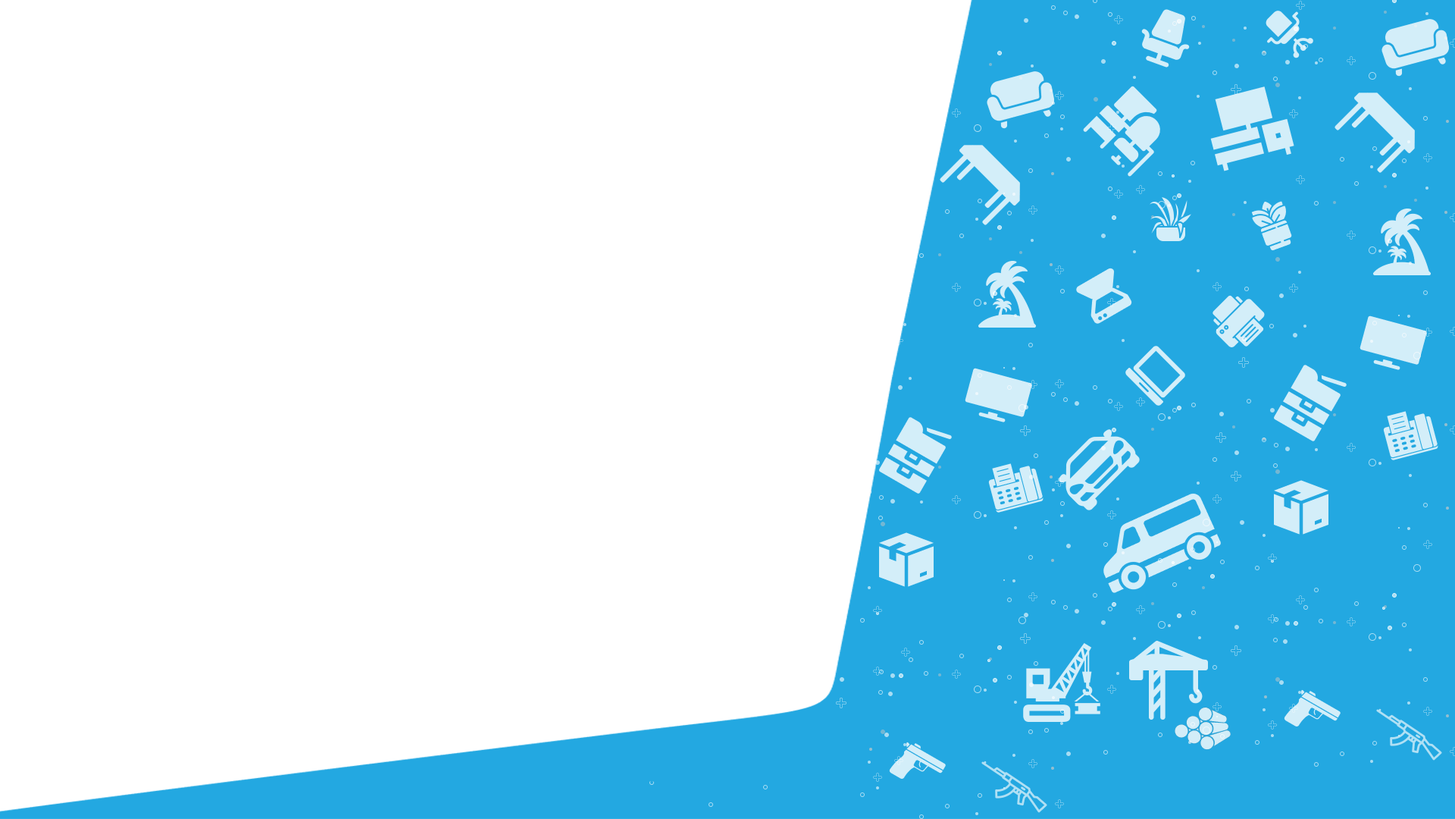
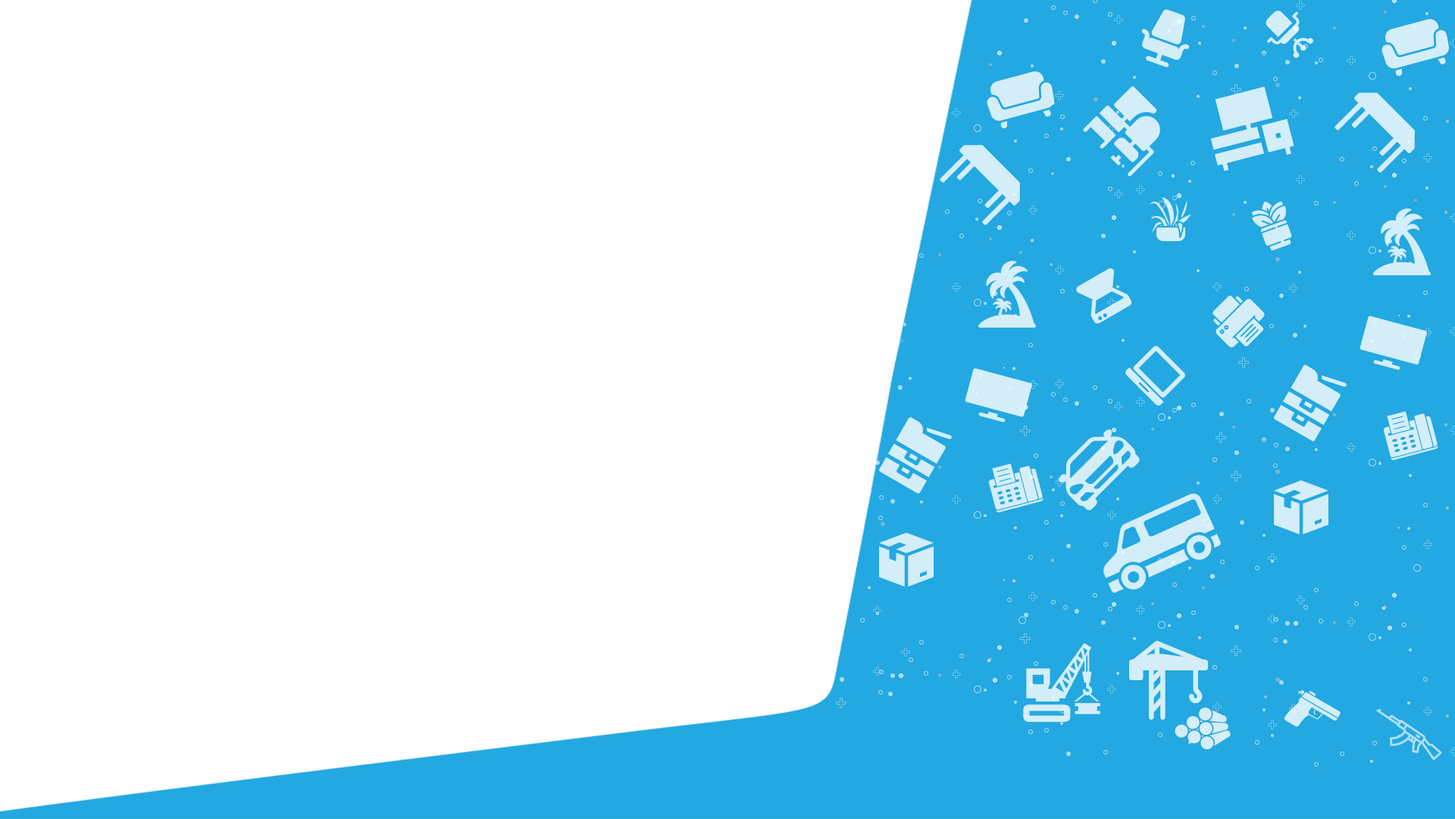
Before/after of a 1455x819 layered artwork. What changed in the layer stack:
painted on "Shapes" (2nd of 2, in "Artboard 1") over [649, 729, 1065, 819]
